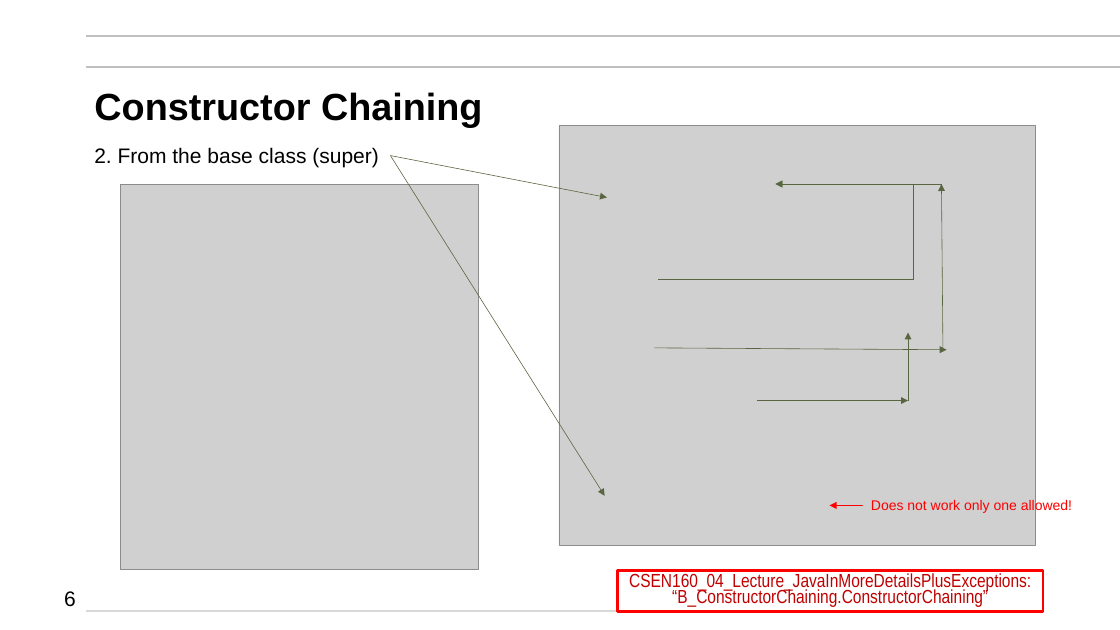
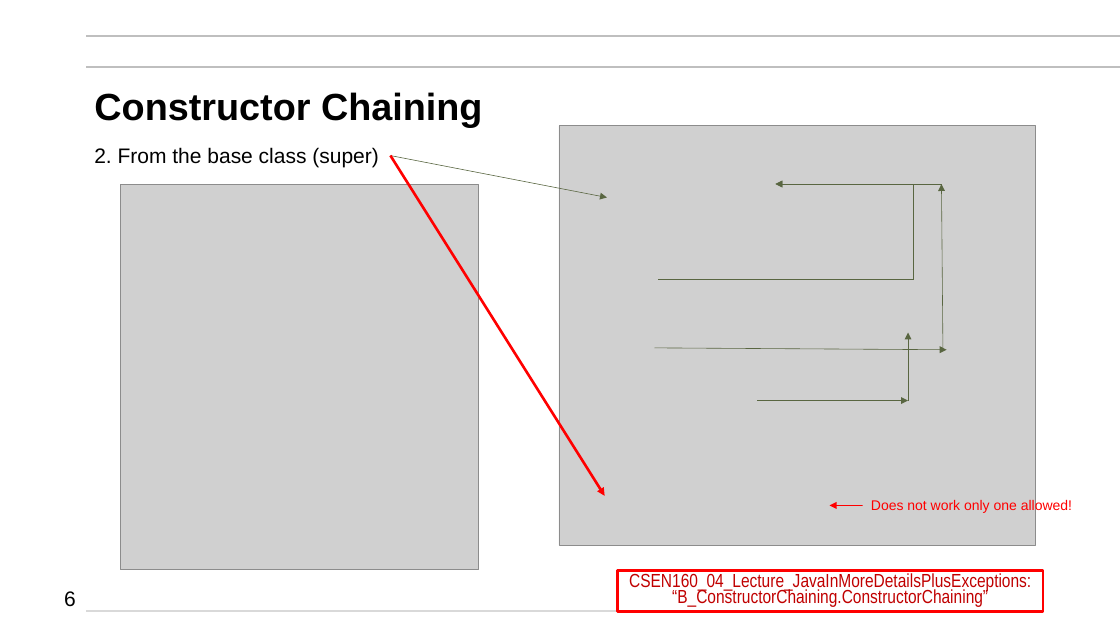
Before and after one commit to mikegrace2/CSEN160-Fall2026-Course-Website, a slide deck: slide 6 of lectures/Week05_ChainingFinalOverload_Generics/1_ConstructorChainingFinalMethodsClassesOverloading_V4.pptx. Drawn at 1120x630 pixels with LibreOffice and Linux fonts; fonts in the diff are those of the drawing; grey boxes stand for pictures; background and template pictures are left out. Boxes give left, top, right and bottom in pixels: in the first picture for what was removed or moved away, otherwise in the second. Text is boxed around its words. In the diff, an @@ line names an element or a change of style, - is before the commit and + after.

```diff
--- a/lectures/Week05_ChainingFinalOverload_Generics/1_ConstructorChainingFinalMethodsClassesOverloading_V4.pptx
+++ b/lectures/Week05_ChainingFinalOverload_Generics/1_ConstructorChainingFinalMethodsClassesOverloading_V4.pptx
@@ arrow (391, 155) - (605, 496): stroke #596641 0.5 pt to #FF0000 2.25 pt @@
```
Also in this commit, not shown: 5 other slides changed.
